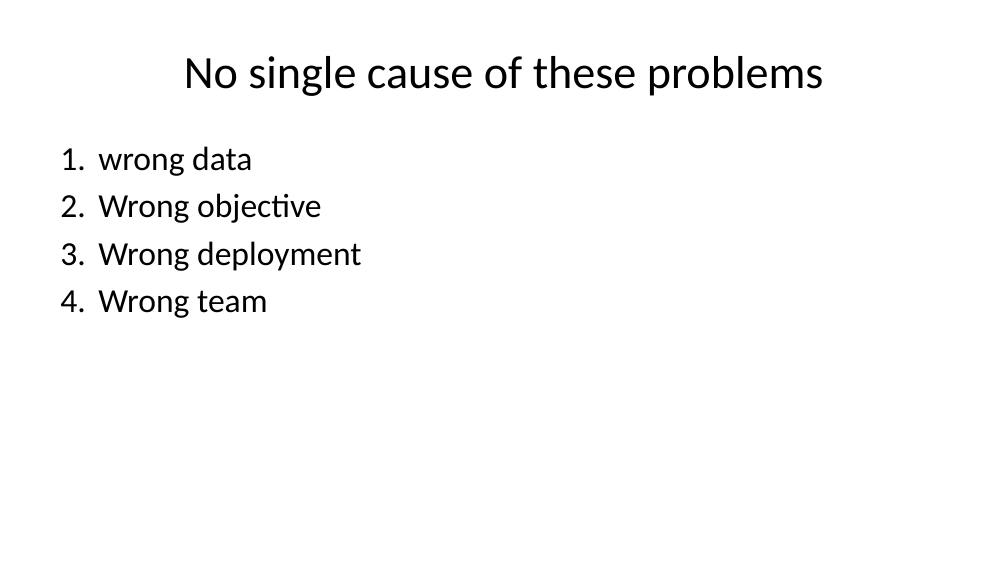
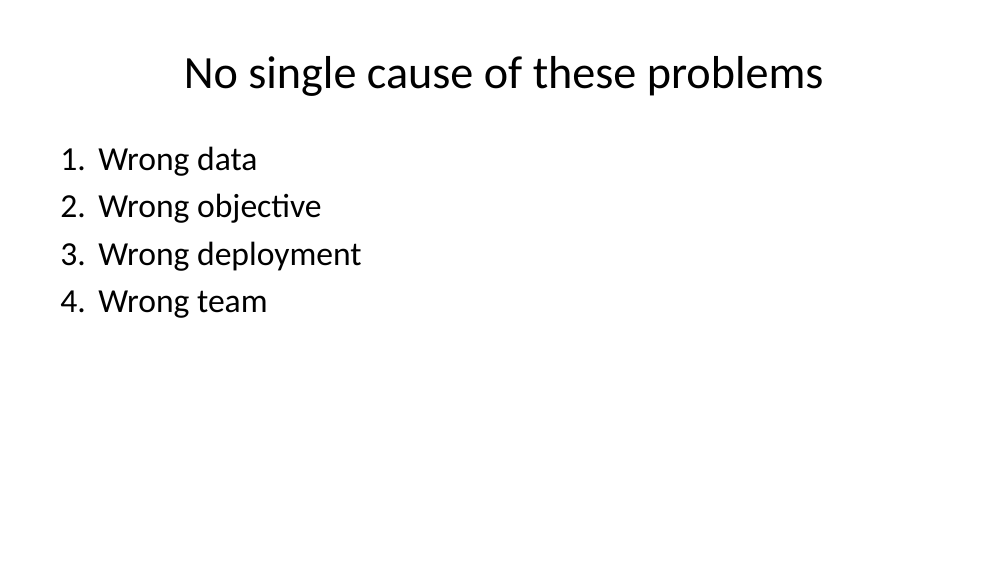
Before and after one commit to pmean/papers-and-presentations, a slide deck: slide 35 of dark-side/2022-talk.pptx (slide 32 before the commit). Drawn at 1008x567 pixels with LibreOffice and Linux fonts; fonts in the diff are those of the drawing. Boxes give left, top, right and bottom in pixels: in the first picture for what was removed or moved away, otherwise in the second. Text is boxed around its words. In the diff, an @@ line names an element or a change of style, - is before the commit and + after.

```diff
--- a/dark-side/2022-talk.pptx
+++ b/dark-side/2022-talk.pptx
@@ text at [98, 146, 257, 176]: text changed @@
-1. wrong data
+1. Wrong data
```
Also in this commit, not shown: 3 slides added, 1 other file.
